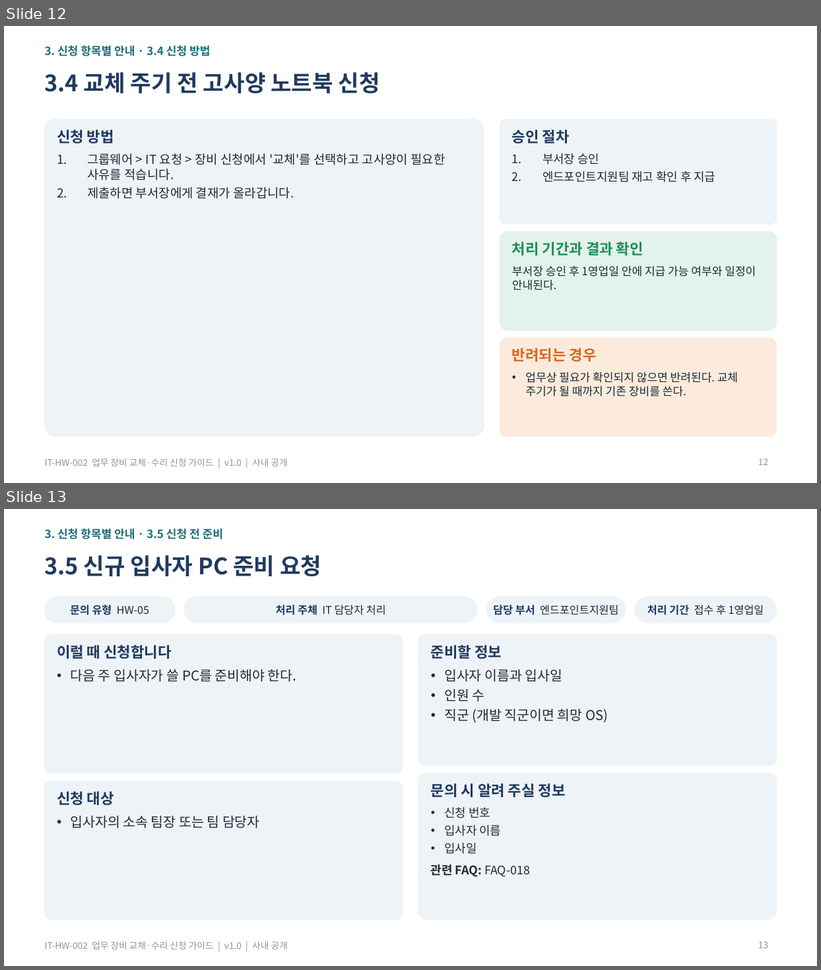
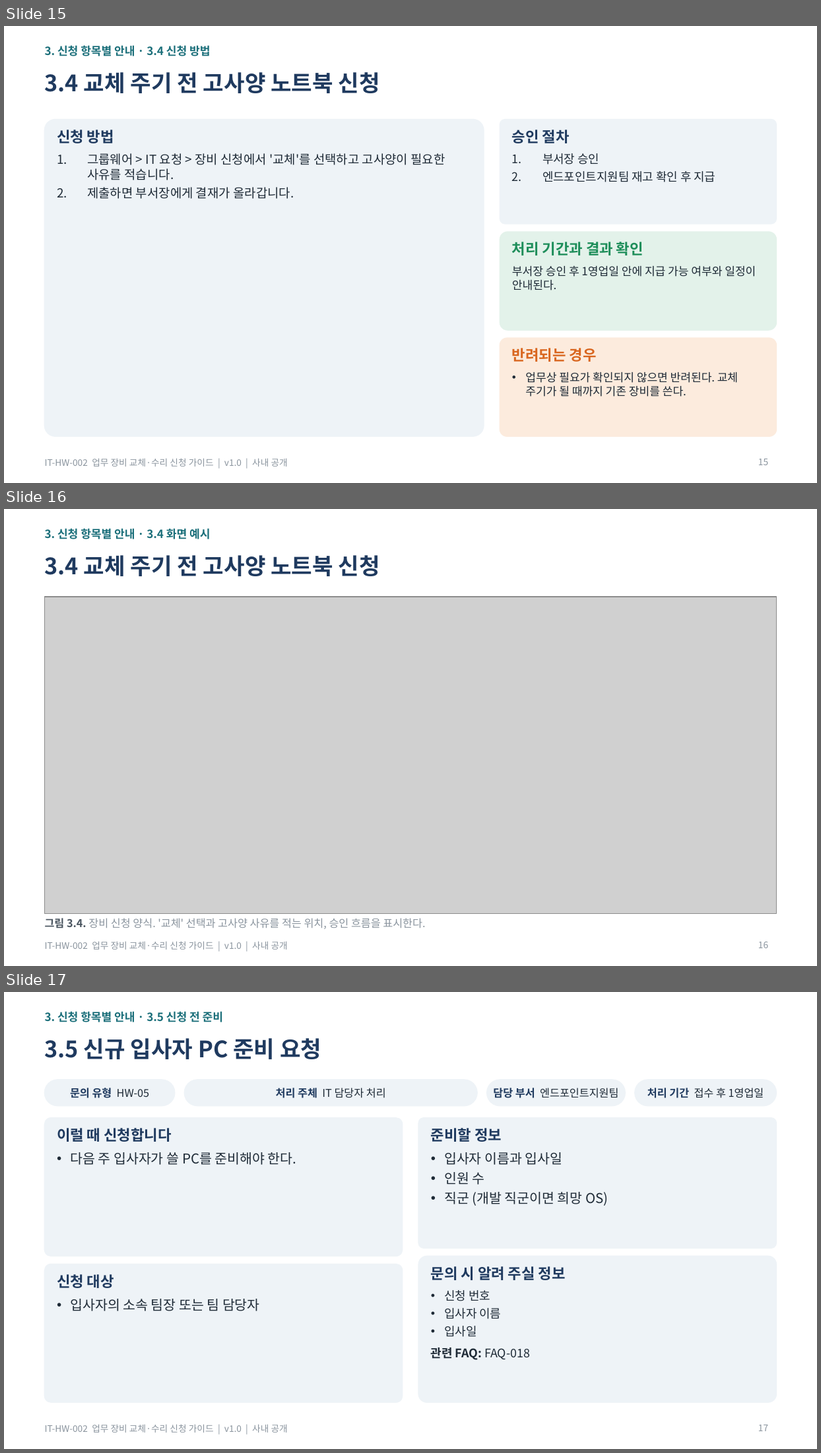
Before and after one commit to issue-helpdesk/issue-helpdesk, a slide deck: dataset/guides/HW/guide/IT-HW-002_업무 장비 교체·수리 신청 가이드.pptx. Shown one above the other, each under a label of ours: slides 12 and 13 before the commit, slides 15, 16 and 17 after it. The pictures are 821x970 and 821x1453 pixels, drawn with LibreOffice and Linux fonts; fonts in the diff are those of the drawing; grey boxes stand for pictures. Boxes give left, top, right and bottom in pixels: in the first picture for what was removed or moved away, otherwise in the second. Text is boxed around its words. In the diff, an @@ line names an element or a change of style, - is before the commit and + after.

Commit message:
docs: HW 사용자 가이드 전 항목에 화면 예시 그림 추가
- 사용자 가이드 3종(docx·pptx·pdf)의 27개 항목에 그림과 그림 설명 추가
- 그림은 Pillow로 그린 화면·장비 그림이며 tools/ 스크립트로 다시 만들 수 있음
- pdf는 LibreOffice 변환본으로 교체

```diff
--- a/dataset/guides/HW/guide/IT-HW-002_업무 장비 교체·수리 신청 가이드.pptx
+++ b/dataset/guides/HW/guide/IT-HW-002_업무 장비 교체·수리 신청 가이드.pptx
@@ slide 16 added at (4, 509, 817, 966), background #FFFFFF; not listed: 1 template element that a slide beside it also shows @@
@@ text added at (45, 528, 210, 539), 10 pt, text #1B6F7A, bold @@
+3. 신청 항목별 안내 · 3.4 화면 예시
@@ title added at (45, 555, 380, 576), 20 pt, text #1F3A5F, bold @@
+3.4 교체 주기 전 고사양 노트북 신청
@@ picture added at (45, 597, 776, 914) @@
@@ text added at (45, 918, 425, 929), 9.5 pt, text #8A949E @@
+그림 3.4. 장비 신청 양식. '교체' 선택과 고사양 사유를 적는 위치, 승인 흐름을 표시한다.
@@ page number added at (758, 942, 768, 949), 8 pt, text #8A949E @@
+16
@@ what was slide 12 is now slide 15 @@
@@ page number at (758, 459, 768, 466): text changed @@
-12
+15
@@ what was slide 13 is now slide 17 @@
@@ page number at (758, 1425, 768, 1432): text changed @@
-13
+17
```
Also in this commit, not shown: 1 slide changed, 6 other slides added, 38 other files.
